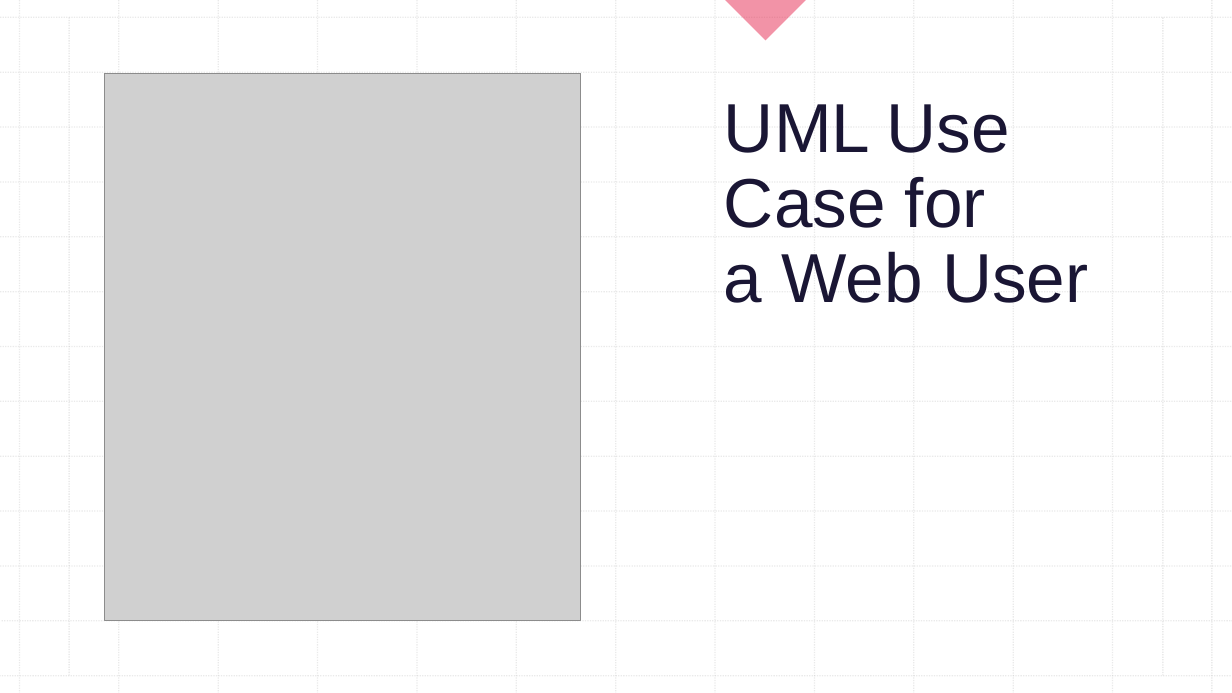
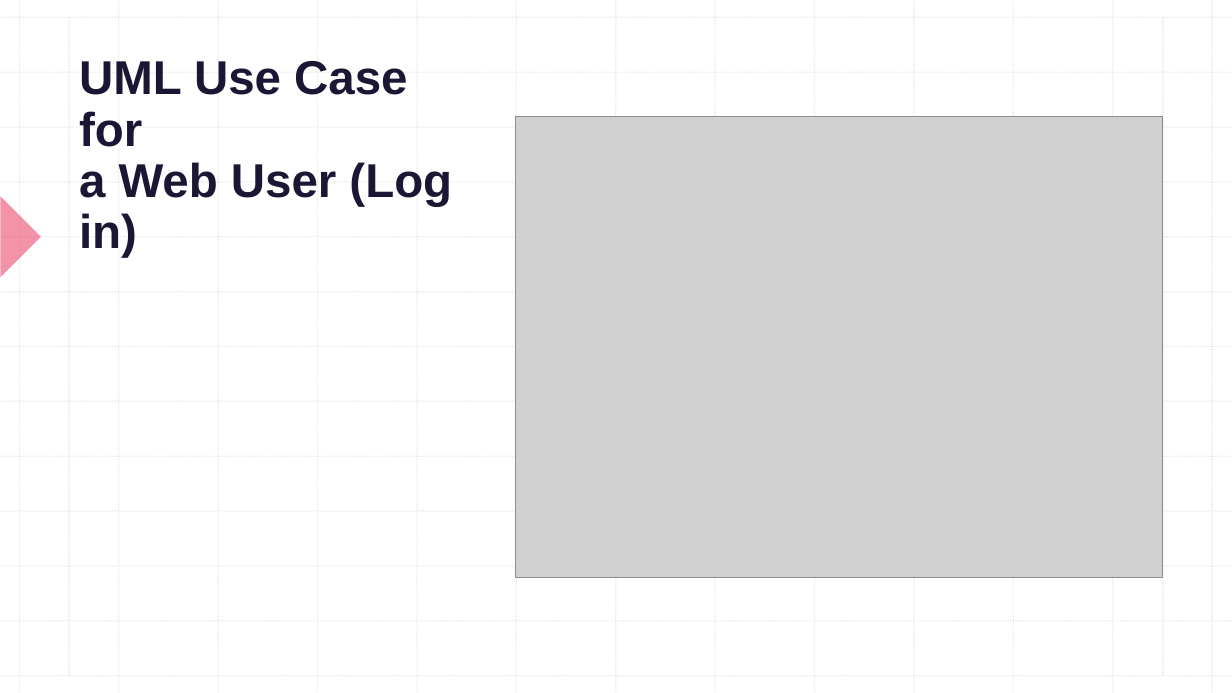
Before and after one commit to CSC-4350-TR-SP2023/Team3, a slide deck: slide 6 of docs/Graphical_Passwords.pptx (slide 5 before the commit). Drawn at 1232x693 pixels with LibreOffice and Linux fonts; fonts in the diff are those of the drawing; grey boxes stand for pictures. Boxes give left, top, right and bottom in pixels: in the first picture for what was removed or moved away, otherwise in the second. Text is boxed around its words. In the diff, an @@ line names an element or a change of style, - is before the commit and + after.

```diff
--- a/docs/Graphical_Passwords.pptx
+++ b/docs/Graphical_Passwords.pptx
@@ right triangle removed at [725,0,806,41] @@
@@ title at [79,61,452,258]: text changed; size 54 to 37 pt; bold on @@
-UML Use Case for
-a Web User
+UML Use Case for
+a Web User (Log in)
@@ picture removed at [104,73,580,620] @@
@@ picture added at [516,116,1163,578] @@
@@ right triangle: place and size @@
-right triangle at [0,252,41,333]
+right triangle at [0,196,41,277]
@@ group removed at [0,0,1232,693]: 24 lines @@
```
Also in this commit, not shown: 4 other slides changed, 3 slides added.
